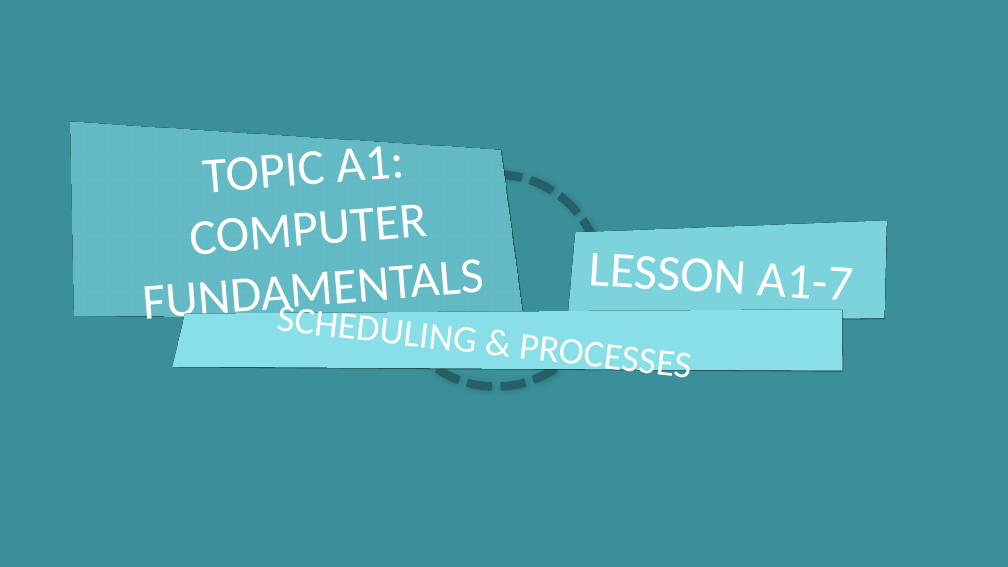
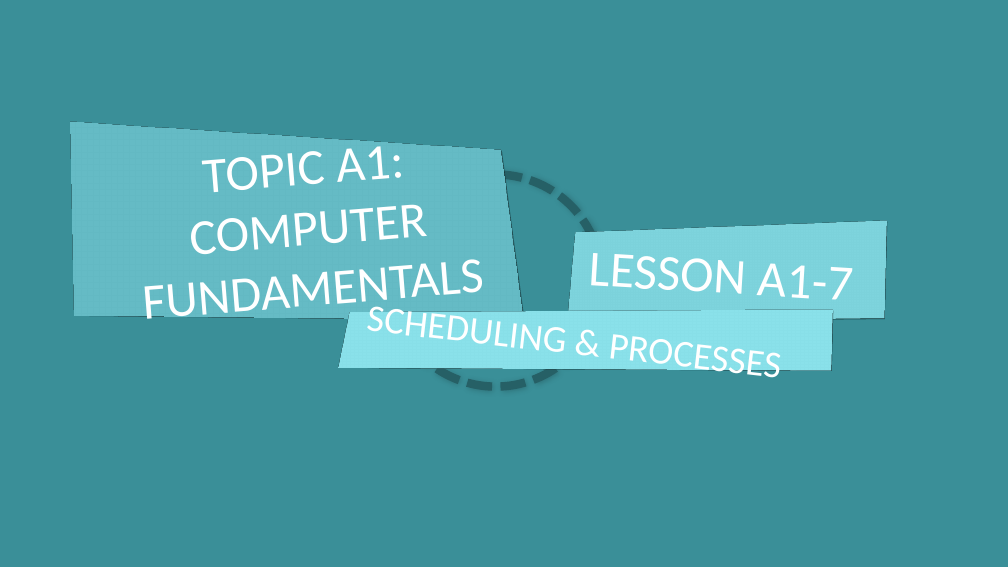
Before and after one commit to JAEOStudios/DP-Computer-Science, a slide deck: slide 1 of Lessons/Lesson A1-7- Scheduling & Processes.pptx. Drawn at 1008x567 pixels with LibreOffice and Linux fonts; fonts in the diff are those of the drawing. Boxes give left, top, right and bottom in pixels: in the first picture for what was removed or moved away, otherwise in the second. Text is boxed around its words. In the diff, an @@ line names an element or a change of style, - is before the commit and + after.

```diff
--- a/Lessons/Lesson A1-7- Scheduling & Processes.pptx
+++ b/Lessons/Lesson A1-7- Scheduling & Processes.pptx
@@ rectangle "SCHEDULING & PROCESSES": place and size @@
-rectangle "SCHEDULING & PROCESSES" at <box>144,309,826,371</box>
+rectangle "SCHEDULING & PROCESSES" at <box>323,309,826,371</box>
```
Also in this commit, not shown: 1 other slide changed.
